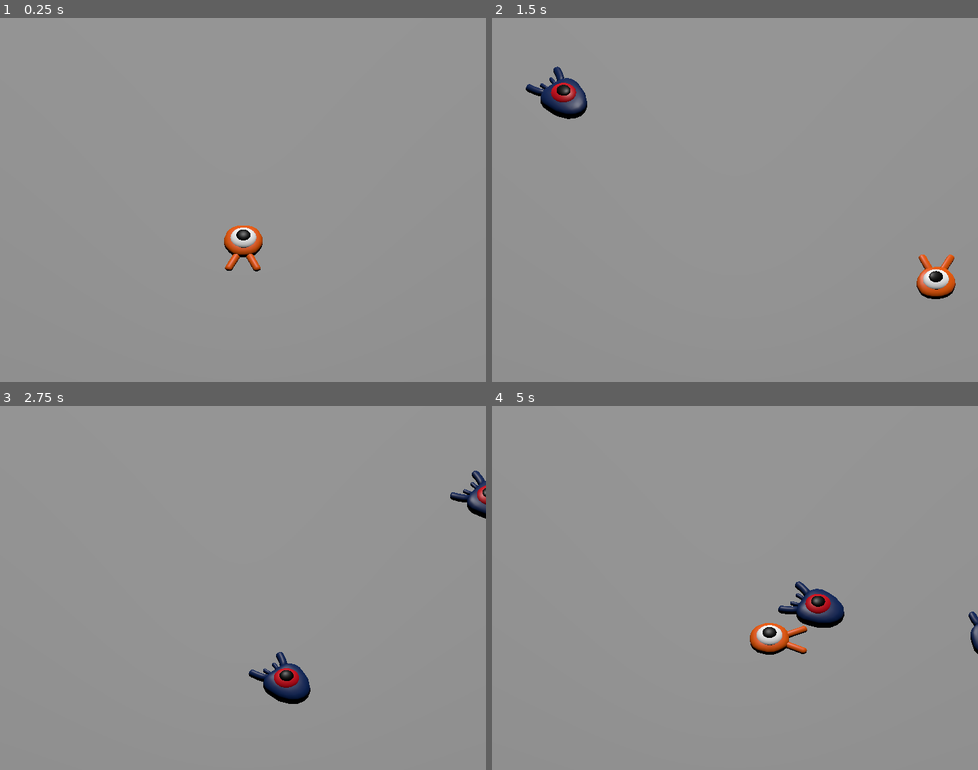
Above: before the commit, frames 1-4 (two rows, left to right).
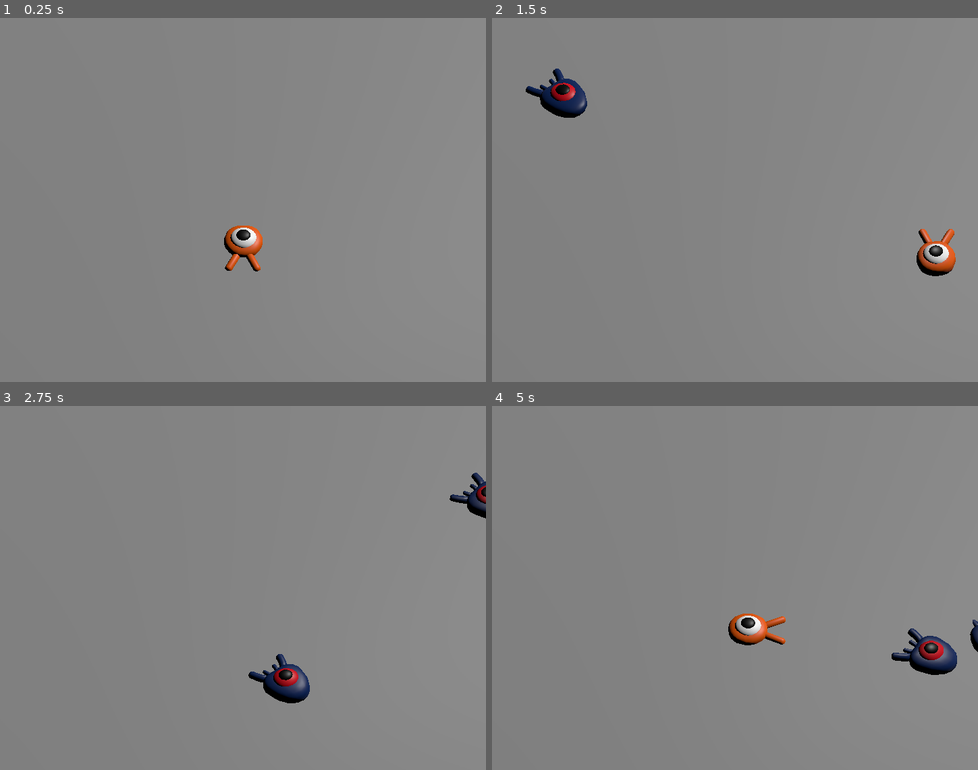
Above: after the commit, the same moments.

Repository: Undelivered-Pizzas/-Godot-DodgeTheCreeps3D
Game: Godot game, scene res://main.tscn
Same seed, same stepped clock (60 frames per second), same inputs: the game is played once before the commit and once after it.
Inputs:
- Up to frame 1 (0.25 s): no input
- Up to frame 2 (1.5 s): tap Enter at 0.5 s; hold D (move_right) 0.53-1.28 s; tap Space (jump) at 0.6, 0.77, 1.07, 1.35 s; hold S (move_backward) from 1.28 s (still down)
- Up to frame 3 (2.75 s): tap Space (jump) at 1.52, 1.82, 2.1 s; release S (move_backward) at 2.03 s; hold D (move_right) from 2.03 s (still down)
- Up to frame 4 (5 s): release D (move_right) at 2.78 s; hold W (move_forward) 2.78-3.53 s; tap Space (jump) at 2.85, 3.02, 3.32, 3.6, 3.77, 4.07, 4.35, 4.52, 4.82 s; hold A (move_left) from 3.53 s (still down)

The runs differ from the first frame. In frame 1, 0.5% of the frame differs, in the area x 46-55%, y 57-70%; in frame 2, 1.6%; in frame 3, 0.8%; in frame 4, 3.2%, in the area x 48-100%, y 48-74%.

Commit message:
Added logic for the player to jump and squash mobs when above

Diff:
--- a/main.tscn
+++ b/main.tscn
@@ -29,6 +29,8 @@
 
 [node name="Ground" type="StaticBody3D" parent="."]
 transform = Transform3D(1, 0, 0, 0, 1, 0, 0, 0, 1, 0, -1, 0)
+collision_layer = 4
+collision_mask = 0
 
 [node name="CollisionShape" type="CollisionShape3D" parent="Ground"]
 shape = SubResource("BoxShape3D_t3pni")
@@ -37,7 +39,7 @@
 mesh = SubResource("BoxMesh_qprgk")
 
 [node name="DirectionalLight3D" type="DirectionalLight3D" parent="."]
-transform = Transform3D(1, 0, 0, 0, -0.405811, 0.913957, 0, -0.913957, -0.405811, 0, 20, 0)
+transform = Transform3D(0.447697, 0.664029, 0.59886, 0, -0.669727, 0.742608, 0.894185, -0.332463, -0.299834, 0, 20, 0)
 
 [node name="Player" parent="." instance=ExtResource("1_nmha3")]
 
@@ -74,7 +76,7 @@
 curve = SubResource("Curve3D_0wuuj")
 
 [node name="SpawnLocation" type="PathFollow3D" parent="SpawnPath"]
-transform = Transform3D(-0.00492611, 0, -0.999988, 0, 1, 0, 0.999988, 0, -0.00492611, -13.2225, 0, -16.3676)
+transform = Transform3D(-0.00492337, 0, -0.999988, 0, 1, 0, 0.999988, 0, -0.00492337, -13.2225, 0, -16.3676)
 
 [node name="MobTimer" type="Timer" parent="."]
 wait_time = 0.5
--- a/mob.gd
+++ b/mob.gd
@@ -1,4 +1,7 @@
 extends CharacterBody3D
+
+# Emitted when the player jumped on the mob
+signal squashed
 
 # Min and max speed of the mob in meters per second
 @export var min_speed = 10
@@ -19,6 +22,9 @@
 	velocity = Vector3.FORWARD * random_speed
 	velocity = velocity.rotated(Vector3.UP, rotation.y)
 
-
 func _on_visible_on_screen_notifier_3d_screen_exited():
 	queue_free()
+
+func squash():
+	squashed.emit()
+	queue_free()
--- a/mob.tscn
+++ b/mob.tscn
@@ -6,7 +6,9 @@
 [sub_resource type="BoxShape3D" id="BoxShape3D_xu72k"]
 size = Vector3(1.42926, 0.645752, 2.1043)
 
-[node name="Mob" type="CharacterBody3D"]
+[node name="Mob" type="CharacterBody3D" groups=["mob"]]
+collision_layer = 2
+collision_mask = 0
 script = ExtResource("1_xmbgm")
 
 [node name="Pivot" type="Node3D" parent="."]
--- a/player.gd
+++ b/player.gd
@@ -4,6 +4,13 @@
 @export var speed = 14
 # The downward acceleration when in the air, in meters per second squared
 @export var fall_acceleration = 75
+# Vertical impulse applied to the character upon jumping in meters per second.
+@export var jump_impulse = 20
+# Vertical impulse applied to the character upon bouncing over a mob in
+# meters per second.
+@export var bounce_impulse = 16
+
+
 
 # A 3D vector combining speed with direction, it'll be reused across frames
 var target_velocity = Vector3.ZERO
@@ -12,7 +19,8 @@
 	# Local variable to store the input direction
 	var direction = Vector3.ZERO
 
-	# Note that in 3D we use vector's x and z axes, because these XZ are the ground plane
+	# Note that in 3D we use vector's x and z axes, because these XZ are the
+	# ground plane
 	if Input.is_action_pressed("move_right"):
 		direction.x	+= 1
 	if Input.is_action_pressed("move_left"):
@@ -32,11 +40,34 @@
 	target_velocity.x = direction.x * speed
 	target_velocity.z = direction.z * speed
 
+	if is_on_floor() and Input.is_action_just_pressed("jump"):
+		target_velocity.y = jump_impulse
 	# If in the air, fall towards the floor. We only apply gravity when Player is in the air.
 	# is_on_floor() built-in function checks if player is in the air in this frame
 	if not is_on_floor():
 		target_velocity.y = target_velocity.y - (fall_acceleration * delta)
 
+	# Iterate through all collisions that occurred this frame
+	for i in range(get_slide_collision_count()):
+		# We get one of the collisions with the player
+		var collision = get_slide_collision(i)
+
+		# If the collision is with the ground, and we also prevent
+		# calling is_in_group() on a null Node object
+		if collision.get_collider() == null:
+			continue
+
+		# If the collision is with a mob.
+		# is_in_group() method is available in every Node
+		if collision.get_collider().is_in_group("mob"):
+			var mob = collision.get_collider()
+			# We check that we are hitting it from above
+			if Vector3.UP.dot(collision.get_normal()) > 0.1:
+				# If so, we can squash it and bounce.
+				mob.squash()
+				target_velocity.y = bounce_impulse
+				break
+
 	# Moving the character
 	velocity = target_velocity
 	move_and_slide()
--- a/player.tscn
+++ b/player.tscn
@@ -7,6 +7,7 @@
 radius = 0.8
 
 [node name="Player" type="CharacterBody3D"]
+collision_mask = 6
 script = ExtResource("1_cogfb")
 
 [node name="Pivot" type="Node3D" parent="."]
--- a/project.godot
+++ b/project.godot
@@ -57,6 +57,12 @@
 ]
 }
 
+[layer_names]
+
+3d_physics/layer_1="player"
+3d_physics/layer_2="enemies"
+3d_physics/layer_3="world"
+
 [rendering]
 
 quality/driver/driver_name="GLES2"
